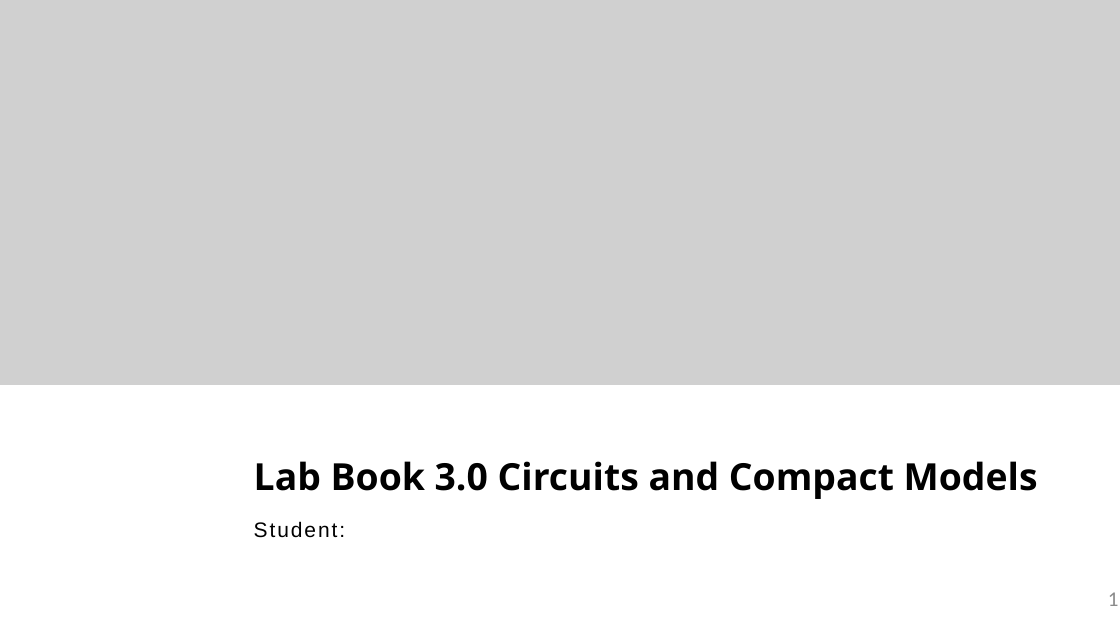
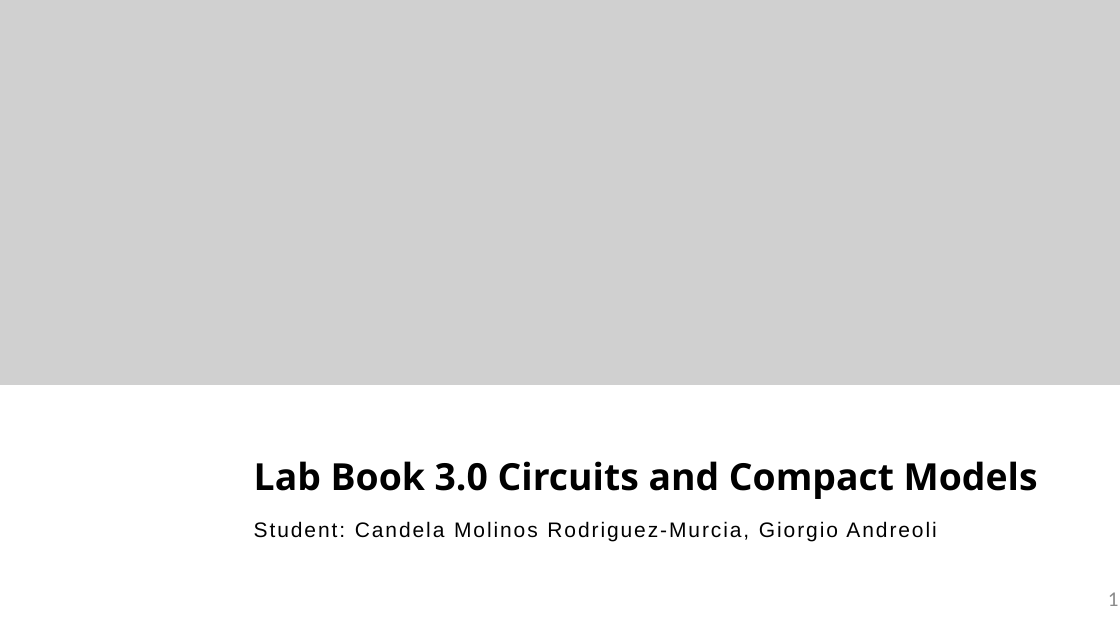
Before and after one commit to cjgllj/cifoin-lab3, a slide deck: slide 1 of LabBook_30.pptx. Drawn at 1120x630 pixels with LibreOffice and Linux fonts; fonts in the diff are those of the drawing; grey boxes stand for pictures; background and template pictures are left out. Boxes give left, top, right and bottom in pixels: in the first picture for what was removed or moved away, otherwise in the second. Text is boxed around its words. In the diff, an @@ line names an element or a change of style, - is before the commit and + after.

Commit message:
Names Added in the Powerpoin

```diff
--- a/LabBook_30.pptx
+++ b/LabBook_30.pptx
@@ text at (x1=254, y1=521, x2=936, y2=542): text changed @@
-Student:
+Student: Candela Molinos Rodriguez-Murcia, Giorgio Andreoli
```
